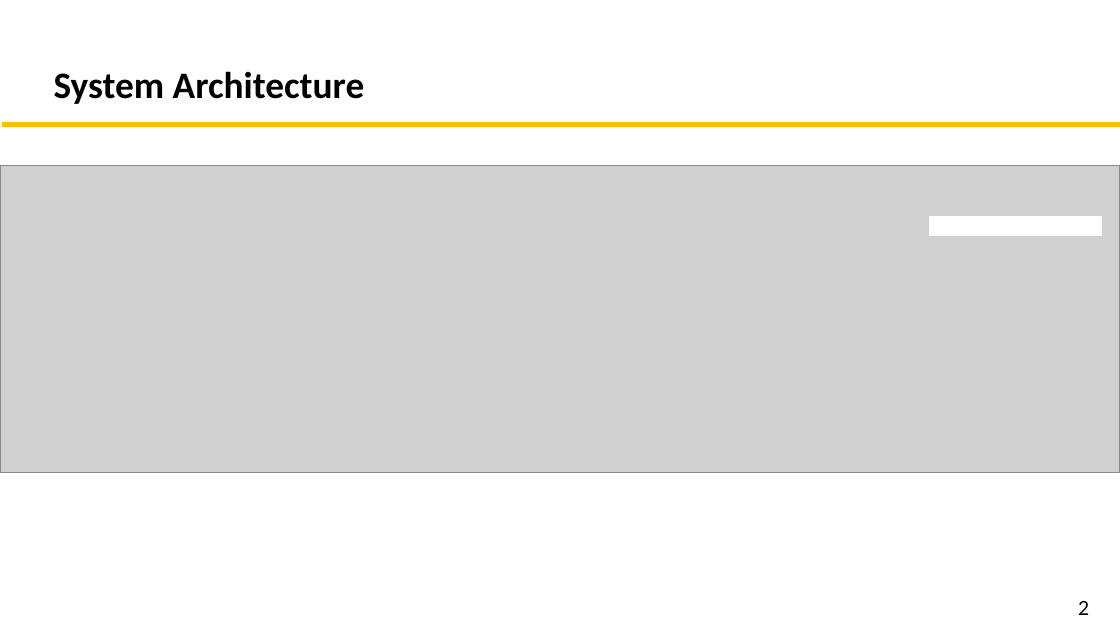
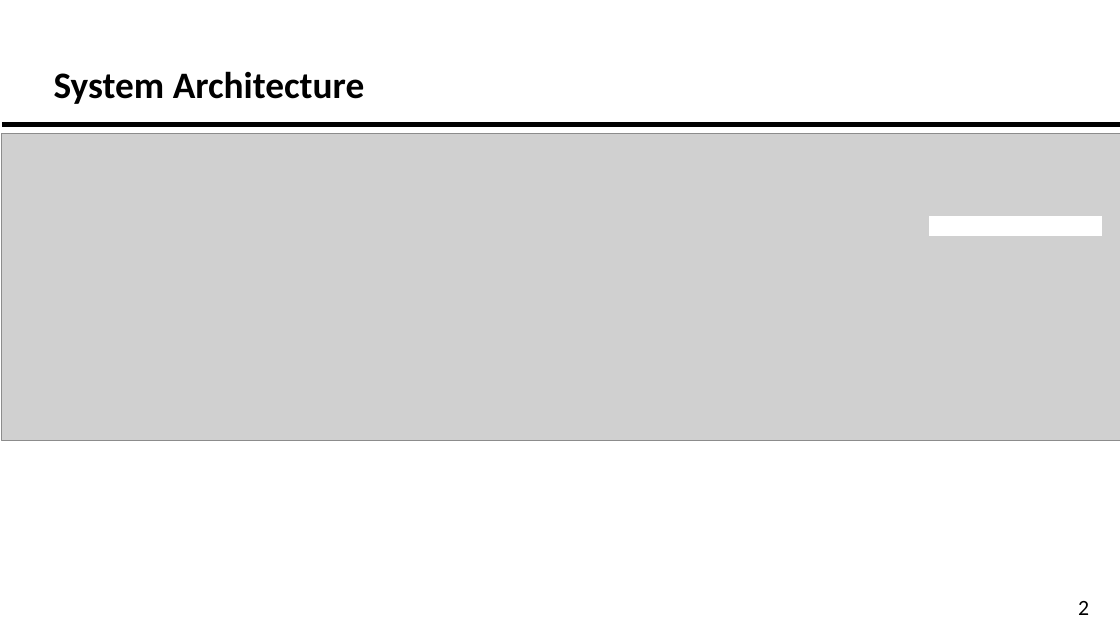
Before and after one commit to chowned/Audio-recognition-for-IOT, a slide deck: slide 3 of Project_Submission/Presentation.pptx (slide 2 before the commit). Drawn at 1120x630 pixels with LibreOffice and Linux fonts; fonts in the diff are those of the drawing; grey boxes stand for pictures. Boxes give left, top, right and bottom in pixels: in the first picture for what was removed or moved away, otherwise in the second. Text is boxed around its words. In the diff, an @@ line names an element or a change of style, - is before the commit and + after.

```diff
--- a/Project_Submission/Presentation.pptx
+++ b/Project_Submission/Presentation.pptx
@@ picture: place and size @@
-picture at (0,165,1120,472)
+picture at (2,133,1120,440)
@@ line (2, 124) - (1120, 124): stroke #FFC000 3 pt to #000000 3 pt @@
```
Also in this commit, not shown: 8 other slides changed, 1 slide added.
